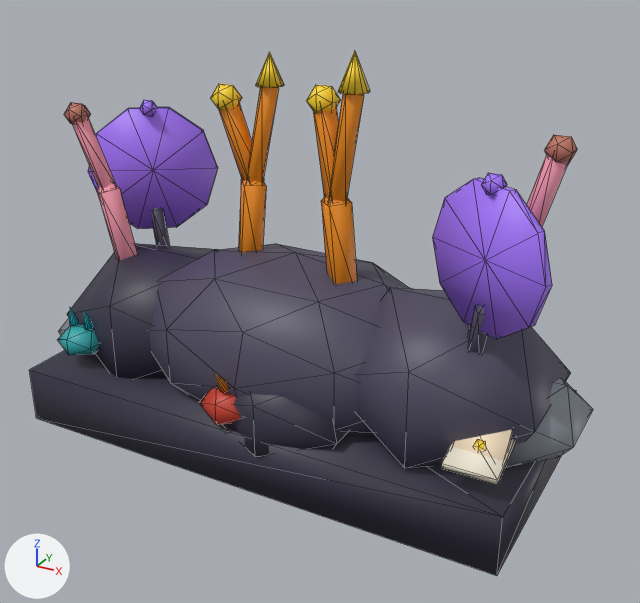
One commit to the glTF model assets/generated/props/coral_reef.glb: the scene before it, then after it.
Camera for both pictures: a 50 mm camera at (2.42, -4.1, 2.96) aimed at (0.18, -0.03, 0.93). The lights are fixed; the arrows at lower left show +X, +Y and +Z. The picture after the commit comes second. Mesh edges are drawn as thin lines.

In view in the first picture: 'coral_reef'.
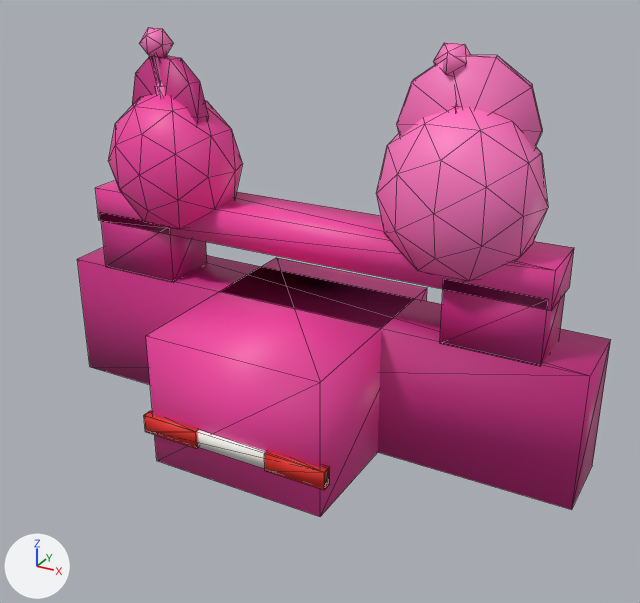
The change, as a diff of the scene's bpy script:
```diff
--- a/assets/generated/props/coral_reef.glb.py
+++ b/assets/generated/props/coral_reef.glb.py
@@ me_coral_reef @@
 # used by ob_coral_reef; location = (0.0, 0.0, 1.173); scale = (1.71, 1.71, 1.71)
-me_coral_reef.from_pydata(...)  # 508 vertices, 856 faces; spans x -1.0..1.0, y -0.42..0.42, z -0.69..0.69
+me_coral_reef.from_pydata(...)  # 280 vertices, 476 faces; spans x -1.0..1.0, y -0.42..0.42, z -0.69..0.69
+# me_coral_reef part 1: a new loose piece, a box spanning x -1.0..1.0, y 0.01..0.29, z -0.69..-0.21, in mat_defaultmaterial
+# me_coral_reef part 2: a new loose piece, a box spanning x -0.32..0.32, y -0.4..0.4, z -0.69..-0.21, in mat_defaultmaterial
+# me_coral_reef part 3: a new loose piece, a box spanning x -0.85..-0.53, y 0.01..0.22, z -0.22..0.0, in mat_defaultmaterial
+# me_coral_reef part 4: a new loose piece, a box spanning x 0.53..0.85, y 0.01..0.22, z -0.22..0.0, in mat_defaultmaterial
+# me_coral_reef part 5: a new loose piece, a box spanning x -0.87..0.87, y 0.01..0.22, z -0.03..0.09, in mat_defaultmaterial
+# me_coral_reef part 6: a new loose piece, an icosphere of 80 faces spanning x -0.8..-0.28, y -0.12..0.28, z -0.04..0.48, in mat_defaultmaterial
+# me_coral_reef part 7: a new loose piece, an icosphere of 80 faces spanning x 0.27..0.81, y -0.13..0.29, z -0.03..0.53, in mat_defaultmaterial
+# me_coral_reef part 8: the loose piece of 10 vertices spanning x -0.81..-0.67, y -0.08..0.04, z -0.23..0.17 is multiplied about its middle by the matrix ((0.478, 0.0, -0.006), (0.0, 0.477, 0.037), (0.006, -0.037, 0.477)), then moved by (0.16, 0.1, 0.58)
+# me_coral_reef part 9: the loose piece of 12 vertices spanning x -0.31..-0.22, y -0.01..0.08, z 0.44..0.53 is moved by (-0.32, 0.05, 0.14)
+# me_coral_reef part 10: the loose piece of 10 vertices spanning x 0.12..0.25, y -0.09..0.03, z -0.17..0.27 is scaled about its middle by (0.803, 0.75, 0.568), then moved by (0.34, 0.11, 0.38)
+# me_coral_reef part 11: the loose piece of 12 vertices spanning x 0.07..0.16, y -0.06..0.03, z 0.48..0.57 is moved by (0.37, 0.09, 0.12)
+# me_coral_reef part 12: a new loose piece, a box spanning x -0.345..0.345, y -0.415..-0.392, z -0.572..-0.513, in mat_defaultmaterial
+# me_coral_reef part 13: a new loose piece, a box spanning x -0.345..-0.131, y -0.421..-0.386, z -0.575..-0.51, in mat_defaultmaterial
+# me_coral_reef part 14: a new loose piece, a box spanning x 0.131..0.345, y -0.421..-0.386, z -0.575..-0.51, in mat_defaultmaterial
+# me_coral_reef part 15: a new loose piece of 22 vertices spanning x 0.34..0.76, y 0.0..0.16, z 0.26..0.66, in mat_defaultmaterial
+# me_coral_reef part 16: a new loose piece of 22 vertices spanning x -0.74..-0.36, y 0.01..0.15, z 0.23..0.58, in mat_defaultmaterial
+# me_coral_reef part 17: 34 loose pieces with 432 vertices, spanning x -1.0..1.0, y -0.42..0.42, z -0.69..0.69, are deleted
+# me_coral_reef part 18: 22 vertices removed from x -0.96..-0.54, y 0.06..0.36, z -0.09..0.38; 10 vertices added at x -0.6..-0.5, y 0.04..0.12, z 0.27..0.53
+# other edits to the shape of me_coral_reef do not show in these pictures
 me_coral_reef.materials.append(mat_defaultmaterial)
@@ ob_coral_reef @@
 ob_coral_reef = bpy.data.objects.new('coral_reef', me_coral_reef)
-ob_coral_reef.location = (0.0, 0.0, 1.173)
+ob_coral_reef.location = (0.0, 0.0, 1.188)
 ob_coral_reef.scale = (1.71, 1.71, 1.71)
```

Location of each change, [x1, y1, x2, y2] in pixels of the pictures (640 x 603 px; the box of a moved part takes in the faces that stretch with it):
'coral_reef', reshaped, moved, rescaled (7% shorter)
    before: [29, 50, 593, 576]
    after: [77, 27, 611, 517]
part 1 of me_coral_reef, added (pink)
    after: [77, 247, 611, 510]
part 2 of me_coral_reef, added (pink)
    after: [146, 258, 427, 517]
part 3 of me_coral_reef, added (purple)
    after: [100, 212, 207, 282]
part 4 of me_coral_reef, added (red)
    after: [440, 279, 565, 366]
part 5 of me_coral_reef, added (pink)
    after: [95, 180, 574, 311]
part 6 of me_coral_reef, added (pink)
    after: [108, 94, 242, 229]
part 7 of me_coral_reef, added (pink)
    after: [376, 108, 548, 281]
part 8 of me_coral_reef, moved or reshaped (mostly hidden afterwards)
    before: [97, 183, 137, 261]
    after: [153, 56, 167, 83]
part 9 of me_coral_reef, moved or reshaped
    before: [210, 84, 242, 110]
    after: [139, 27, 173, 57]
part 10 of me_coral_reef, moved or reshaped (mostly hidden afterwards)
    before: [321, 198, 357, 284]
    after: [453, 104, 459, 110]
part 11 of me_coral_reef, moved or reshaped
    before: [306, 85, 341, 113]
    after: [433, 43, 470, 76]
part 12 of me_coral_reef, added
    after: [197, 430, 329, 487]
part 13 of me_coral_reef, added (red)
    after: [144, 411, 199, 448]
part 14 of me_coral_reef, added (red)
    after: [264, 451, 330, 490]
part 15 of me_coral_reef, added (pink)
    after: [396, 54, 542, 149]
part 16 of me_coral_reef, added (pink)
    after: [132, 56, 208, 124]
part 17 of me_coral_reef, deleted
    before: [29, 50, 593, 576]
part 18 of me_coral_reef, built on (mostly hidden afterwards)
    before: [88, 107, 218, 229]
    after: [155, 83, 165, 97]
